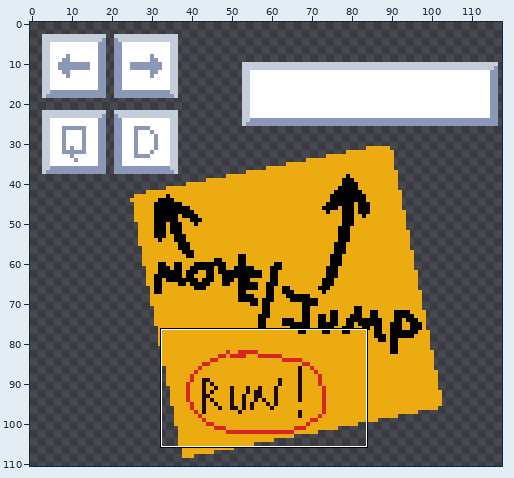
Pixel-art file -- art-sources/ui.aseprite. The first picture is a wide view before the edit; the outline marks the close-up.
Close-up. Earlier state:
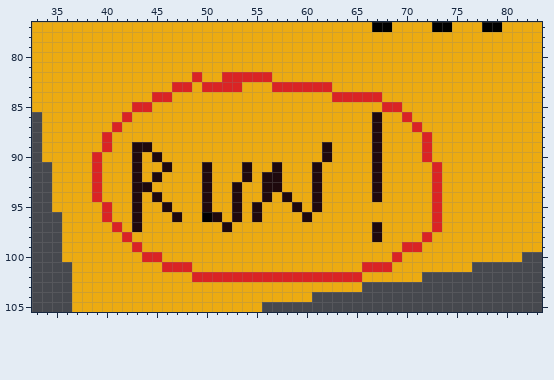
118x111 pixels, 1 frame. Shown: x 33..83, y 77..105.
New version:
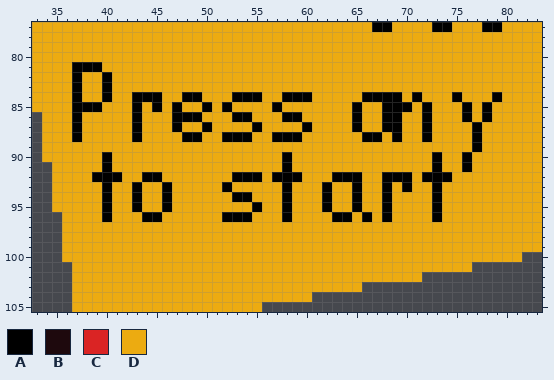
Palette (. is transparent): A #000000  B #1e090d  C #da2424  D #ecab11
The edit:
Layer "Layer 2":
Colour A replaces colour B in row 88 at x 67; in row 92 at x 45, 54 and 57; in row 93 at x 43; in row 94 at x 43, 53 and 58; in row 95 at x 43, 46 and 55; in row 96 at x 53.
Colour A replaces colour C in row 84 at x 45 and 66 to 67; in row 85 at x 43 and 68 to 69; in row 88 at x 72; in row 91 at x 73; in row 92 at x 39 and 73; in rows 93 to 94 at x 73.
Colour A replaces colour C in rows 95 to 96 at x 40 and 73.
Colour A replaces colour D in row 81 at x 37 to 39; in rows 82 to 83 at x 37 and 40; in row 84 at x 37, 40, 43 to 44, 48 to 49, 53 to 55, 58 to 60, 68 to 69, 71, 75 and 79; in row 85 at x 37 to 39, 45, 47, 50, 52, 57, 65, 70, 72, 76 and 78; in row 86 at x 37, 43, 47 to 49, 53 to 54, 58 to 59, 65, 68 to 69, 72, 76 and 78; in row 87 at x 37, 43, 47, 50, 55, 60, 65, 68 to 69, 72 and 77.
Colour A replaces colour D in row 88 at x 37, 43, 48 to 49, 52 to 54, 57 to 59, 66, 69 and 77; in row 89 at x 77; in row 90 at x 40, 58, 73 and 76; in row 91 at x 40, 58 and 76; in row 92 at x 40 to 41, 44, 53, 55, 58 to 59, 63 to 65, 68 to 70, 72 and 74; in row 93 at x 40, 46, 52, 58, 62, 65, 68 and 70.
Colour A replaces colour D in row 94 at x 40, 46, 54, 62, 65 and 68; in row 95 at x 58, 62, 65 and 68; in row 96 at x 44 to 45, 52, 54, 58, 63 to 64, 66 and 68.
Colour D replaces colour A in row 96 at x 50.
Colour D replaces colour B in rows 86 to 87 at x 67; in row 89 at x 43 to 44, 62 and 67; in row 90 at x 43, 45, 62 and 67; in row 91 at x 43, 46, 50, 54, 57, 61 and 67; in row 92 at x 43, 50, 56, 61 and 67; in row 93 at x 44, 50, 53, 56 to 57, 61 and 67.
Colour D replaces colour B in row 94 at x 45, 50, 56, 61 and 67; in row 95 at x 50, 53, 59 and 61; in row 96 at x 43, 47, 51, 55 and 60; in row 97 at x 43, 52 and 67; in row 98 at x 67.
Colour D replaces colour C in row 82 at x 49 and 52 to 56; in row 83 at x 47 to 48, 50 to 53 and 57 to 62; in row 84 at x 46 and 63 to 65; in row 85 at x 44; in row 86 at x 42 and 70; in row 87 at x 41 and 71.
Colour D replaces colour C in row 88 at x 40; in row 89 at x 40 and 72; in row 90 at x 39 and 72; in row 91 at x 39; in rows 93 to 94 at x 39; in row 97 at x 41 and 73.
Colour D replaces colour C in row 98 at x 42 and 72; in row 99 at x 43 and 70 to 71; in row 100 at x 44 to 45 and 69; in row 101 at x 46 to 48 and 66 to 68; in row 102 at x 49 to 65.
Where, in picture pixels (left, top, right, bottom), the same in both close-ups:
changed: (72, 62, 502, 282)
